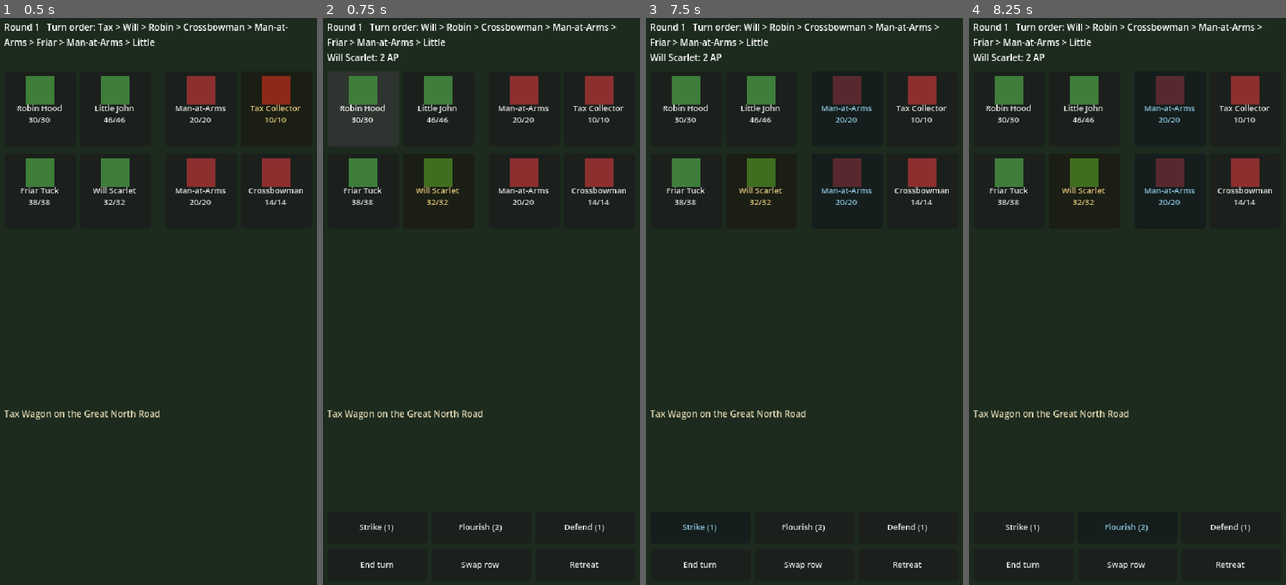
Above: before the commit, frames 1-4 (left to right).
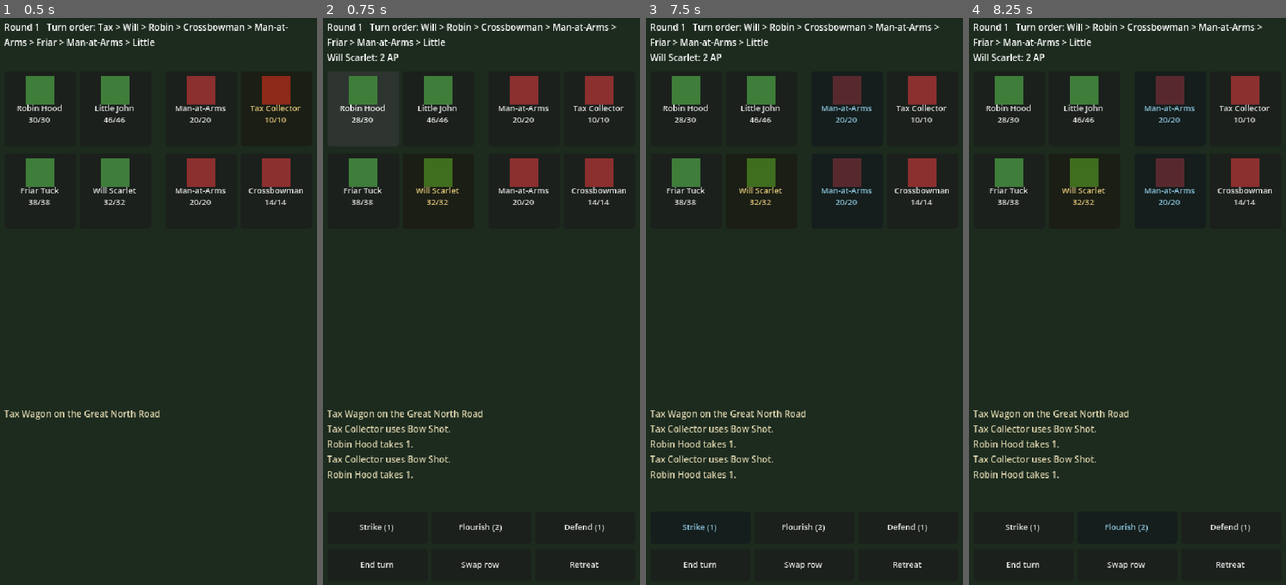
Above: after the commit, the same moments.

Repository: jamesrclifford/outlaws-of-sherwood
Game: Godot game, scene res://scenes/battle/battle_scene.tscn
The game is run twice, just before and just after one commit, with the same random seed, the same clock (stepped at 60 frames per second) and the same inputs.
Inputs (mouse positions are in pixels of both pictures, inside the frame that each line leads up to):
- Up to frame 1 (0.5 s): no input
- Up to frame 2 (0.75 s): click "Robin Hood 30/30" at 0.5 s
- Up to frame 3 (7.5 s): click (687, 108) at 1.25 s, where only the run after the commit has a clickable "Robin Hood 28/30"; click "Little John 46/46" at 2 s; click "Will Scarlet 32/32" at 2.75 s; click "Friar Tuck 38/38" at 3.5 s; click "Man-at-Arms 20/20" at 4.25 s; click "Man-at-Arms 20/20" at 5 s; click "Tax Collector 10/10" at 5.75 s; click "Crossbowman 14/14" at 6.5 s; click "Strike (1)" at 7.25 s
- Up to frame 4 (8.25 s): click "Flourish (2)" at 8 s

Frame 1 is identical in both runs. In frame 2, 0.8% of the frame differs, in the area x 1-41%, y 17-82%; in frame 3, 0.8%; in frame 4, 0.8%.

Commit message:
Back-row bow shot for everyone; move to Godot 4.7
Any unit standing in the back row can use Bow Shot (replaces the old Shoot
ability), so swapping rows changes a hero's options. Project, CI and docs now
target Godot 4.7.1; commit the .uid files Godot 4.4+ generates.

Co-Authored-By: Claude Opus 5.5 (1M context) <noreply@anthropic.com>
Claude-Session: https://claude.ai/code/session_01MmzGffP5XZa1E7ay26sSJ4

Diff:
--- a/core/battle.gd
+++ b/core/battle.gd
@@ -107,7 +107,7 @@
 # --- Targeting ---------------------------------------------------------------
 
 func usable_abilities(u) -> Array:
-	return u.abilities.filter(func(a): return abilities[a]["ap"] <= u.ap and not legal_targets(u, a).is_empty())
+	return u.available_abilities().filter(func(a): return abilities[a]["ap"] <= u.ap and not legal_targets(u, a).is_empty())
 
 
 func legal_targets(u, ability_id: String) -> Array:
@@ -141,7 +141,7 @@
 
 ## Performs an ability. Returns true if it was legal and happened.
 func perform(u, ability_id: String, target) -> bool:
-	if is_over() or u != current() or not u.abilities.has(ability_id):
+	if is_over() or u != current() or not u.available_abilities().has(ability_id):
 		return false
 	var ab: Dictionary = abilities[ability_id]
 	if ab["ap"] > u.ap or not legal_targets(u, ability_id).has(target):
--- a/core/unit.gd
+++ b/core/unit.gd
@@ -2,6 +2,7 @@
 extends RefCounted
 
 const AP_PER_TURN := 2
+const BACK_ROW_ABILITY := "bow_shot"
 
 var id: String
 var name: String
@@ -37,6 +38,14 @@
 	u.abilities = data.get("abilities", [])
 	u.carries_gold = int(data.get("carries_gold", 0))
 	return u
+
+
+## Abilities usable right now. Anyone standing in the back row can loose a bow shot.
+func available_abilities() -> Array:
+	var out := abilities.duplicate()
+	if row == "back" and not out.has(BACK_ROW_ABILITY):
+		out.append(BACK_ROW_ABILITY)
+	return out
 
 
 func is_active() -> bool:
--- a/data/abilities.json
+++ b/data/abilities.json
@@ -1,6 +1,6 @@
 {
   "strike":        {"name": "Strike",          "ap": 1, "target": "enemy",       "range": "melee", "power": 1.0},
-  "shoot":         {"name": "Shoot",           "ap": 1, "target": "enemy",       "range": "any",   "power": 0.9},
+  "bow_shot":      {"name": "Bow Shot",        "ap": 1, "target": "enemy",       "range": "any",   "power": 0.8},
   "defend":        {"name": "Defend",          "ap": 1, "target": "self",        "effects": [{"status": "defending", "turns": 1}]},
   "split_arrow":   {"name": "Split the Arrow", "ap": 2, "target": "enemy",       "range": "any",   "power": 1.7, "bonus_crit": 0.35},
   "pinning_shot":  {"name": "Pinning Shot",    "ap": 1, "target": "enemy",       "range": "any",   "power": 0.6, "effects": [{"status": "pinned", "turns": 2}]},
--- a/data/enemies.json
+++ b/data/enemies.json
@@ -2,7 +2,7 @@
   "man_at_arms":   {"name": "Man-at-Arms",    "hp": 20, "atk": 7,  "def": 4, "spd": 5, "crit": 0.05, "row": "front", "tags": ["soldier"],            "abilities": ["strike", "shield_wall"]},
   "crossbowman":   {"name": "Crossbowman",    "hp": 14, "atk": 8,  "def": 2, "spd": 6, "crit": 0.10, "row": "back",  "tags": ["soldier"],            "abilities": ["crossbow_bolt"]},
   "knight":        {"name": "Mounted Knight", "hp": 34, "atk": 9,  "def": 6, "spd": 3, "crit": 0.08, "row": "front", "tags": ["knight", "leader"],  "abilities": ["strike", "charge"]},
-  "forester":      {"name": "Forester",       "hp": 16, "atk": 6,  "def": 3, "spd": 7, "crit": 0.08, "row": "back",  "tags": ["tracker"],            "abilities": ["shoot", "throw_net"]},
+  "forester":      {"name": "Forester",       "hp": 16, "atk": 6,  "def": 3, "spd": 7, "crit": 0.08, "row": "back",  "tags": ["tracker"],            "abilities": ["bow_shot", "throw_net"]},
   "tax_collector": {"name": "Tax Collector",  "hp": 10, "atk": 3,  "def": 1, "spd": 9, "crit": 0.00, "row": "back",  "tags": ["coward"],             "abilities": ["strike"], "carries_gold": 40},
   "hound":         {"name": "Hound",          "hp": 12, "atk": 6,  "def": 1, "spd": 10,"crit": 0.10, "row": "front", "tags": ["beast"],              "abilities": ["bite"]},
   "guy":           {"name": "Sir Guy of Gisborne", "hp": 70, "atk": 11, "def": 6, "spd": 7, "crit": 0.12, "row": "front", "tags": ["boss", "knight", "leader"], "abilities": ["gisborne_duel", "throw_net", "call_guards"]}
--- a/data/heroes.json
+++ b/data/heroes.json
@@ -1,5 +1,5 @@
 {
-  "robin":       {"name": "Robin Hood",  "class": "Archer",  "hp": 30, "atk": 9,  "def": 3, "spd": 8, "crit": 0.15, "row": "back",  "abilities": ["shoot", "split_arrow", "pinning_shot", "defend"]},
+  "robin":       {"name": "Robin Hood",  "class": "Archer",  "hp": 30, "atk": 9,  "def": 3, "spd": 8, "crit": 0.15, "row": "back",  "abilities": ["bow_shot", "split_arrow", "pinning_shot", "defend"]},
   "little_john": {"name": "Little John", "class": "Tank",    "hp": 46, "atk": 8,  "def": 6, "spd": 4, "crit": 0.05, "row": "front", "abilities": ["strike", "bridge_hold", "staff_sweep", "defend"]},
   "will":        {"name": "Will Scarlet","class": "Duelist", "hp": 32, "atk": 10, "def": 3, "spd": 9, "crit": 0.12, "row": "front", "abilities": ["strike", "flourish", "defend"]},
   "tuck":        {"name": "Friar Tuck",  "class": "Healer",  "hp": 38, "atk": 7,  "def": 4, "spd": 5, "crit": 0.05, "row": "back",  "abilities": ["strike", "blessing", "tavern_brawl", "defend"]}
--- a/project.godot
+++ b/project.godot
@@ -5,7 +5,7 @@
 
 config/name="Outlaws of Sherwood"
 run/main_scene="res://scenes/battle/battle_scene.tscn"
-config/features=PackedStringArray("4.3", "Mobile")
+config/features=PackedStringArray("4.7", "Mobile")
 
 [display]
 
--- a/scenes/battle/battle_view.gd
+++ b/scenes/battle/battle_view.gd
@@ -149,7 +149,7 @@
 	var cur = battle.current()
 	if cur == null or cur.side != "heroes":
 		return
-	for a in cur.abilities:
+	for a in cur.available_abilities():
 		var ab: Dictionary = db.abilities[a]
 		var btn := _add_button(actions_box, "%s (%d)" % [ab["name"], ab["ap"]], _on_ability_pressed.bind(a))
 		btn.disabled = not battle.usable_abilities(cur).has(a)
--- a/tests/run_tests.gd
+++ b/tests/run_tests.gd
@@ -84,7 +84,7 @@
 	check(not targets.is_empty(), "will has melee targets")
 	check(targets.all(func(t): return t.row == "front"), "melee only hits front row")
 	var robin_b = db.make_battle(["robin"], "tax_wagon", 3)
-	var shots: Array = robin_b.legal_targets(robin_b.heroes()[0], "shoot")
+	var shots: Array = robin_b.legal_targets(robin_b.heroes()[0], "bow_shot")
 	check(shots.any(func(t): return t.row == "back"), "ranged can hit back row")
 
 
@@ -93,6 +93,19 @@
 	var tuck = Unit.from_data("tuck", db.heroes["tuck"], "heroes")
 	b.add_unit(tuck)
 	check(b.legal_targets(tuck, "strike").is_empty(), "back-row tuck cannot melee past little john")
+
+
+func test_back_row_gets_bow_shot() -> void:
+	var b = db.make_battle(["robin", "little_john"], "tax_wagon", 3)
+	var tuck = Unit.from_data("tuck", db.heroes["tuck"], "heroes")
+	b.add_unit(tuck)
+	check(tuck.available_abilities().has("bow_shot"), "back-row tuck can use a bow shot")
+	check(b.legal_targets(tuck, "bow_shot").any(func(t): return t.row == "back"), "bow shot reaches the enemy back row")
+	var john = b.heroes()[1]
+	check(not john.available_abilities().has("bow_shot"), "front-row little john has no bow shot")
+	john.row = "back"
+	check(john.available_abilities().has("bow_shot"), "little john gets a bow shot after moving to the back row")
+	check(tuck.available_abilities().count("bow_shot") == 1 and b.heroes()[0].available_abilities().count("bow_shot") == 1, "no duplicate bow shot")
 
 
 func test_taunt_forces_targeting() -> void:
Not shown, added: core/battle.gd.uid
Not shown, added: core/game_data.gd.uid
Not shown, added: core/unit.gd.uid
Not shown, added: scenes/battle/battle_view.gd.uid
Not shown, added: tests/run_tests.gd.uid
Not shown, added: tests/screenshot.gd.uid
Not shown, changed: .github/workflows/tests.yml
Not shown, changed: CLAUDE.md
Not shown, changed: README.md
